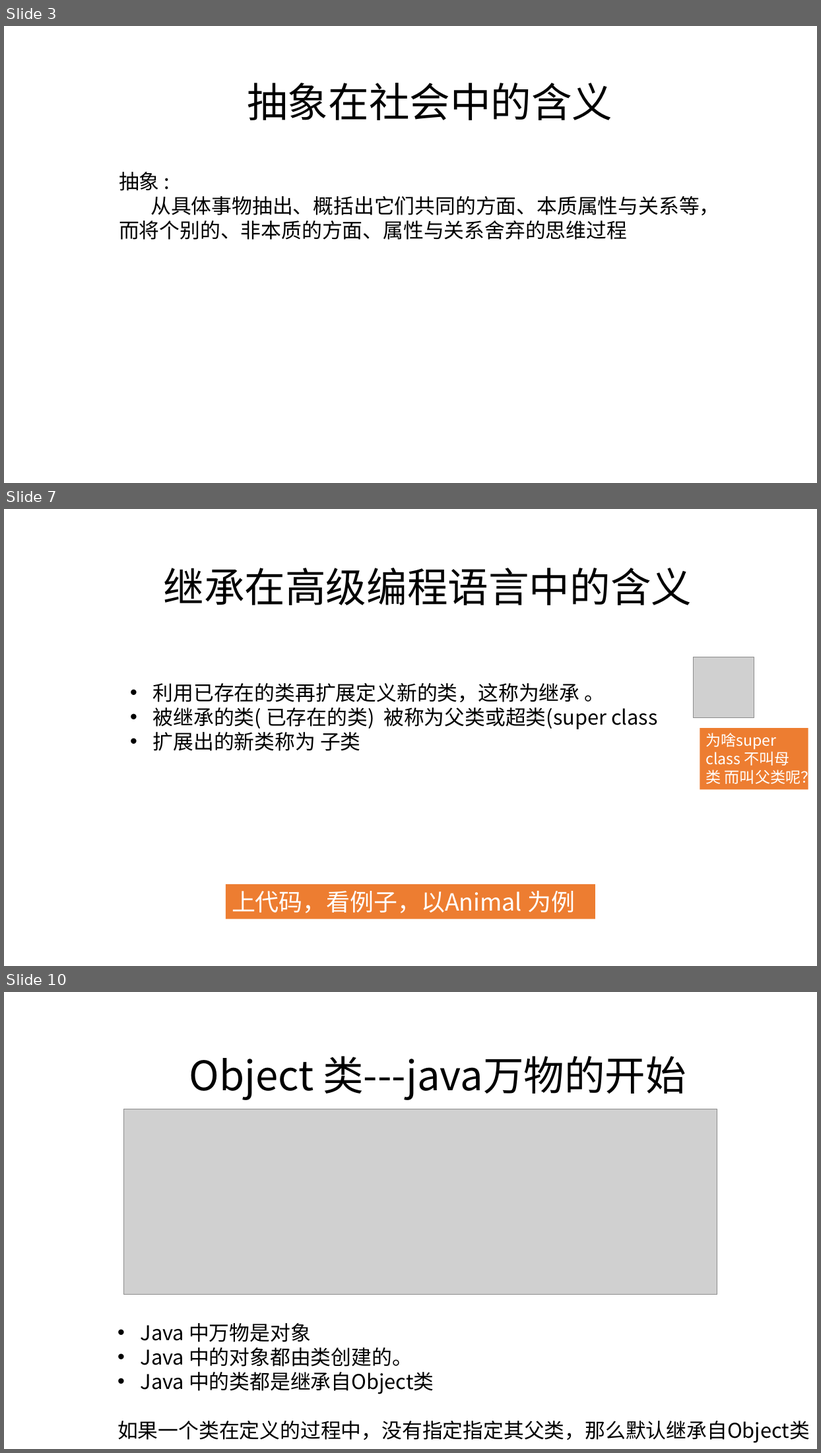
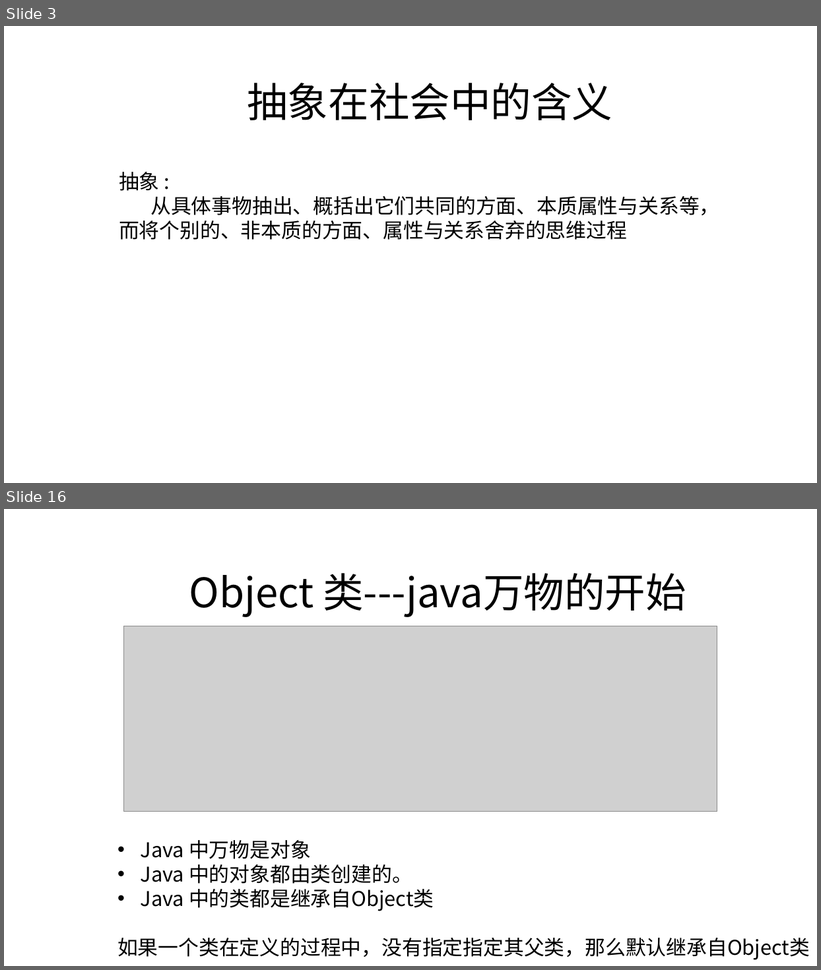
Before and after one commit to zjyesir/hmc_java_1, a slide deck: ppt/12.抽象类和接口.pptx. Shown one above the other, each under a label of ours: slides 3, 7 and 10 before the commit, slides 3 and 16 after it; the slides between them are not shown. The pictures are 821x1453 and 821x970 pixels, drawn with LibreOffice and Linux fonts; fonts in the diff are those of the drawing; grey boxes stand for pictures; background and template pictures are left out. Boxes give left, top, right and bottom in pixels: in the first picture for what was removed or moved away, otherwise in the second. Text is boxed around its words. In the diff, an @@ line names an element or a change of style, - is before the commit and + after.

```diff
--- a/ppt/12.抽象类和接口.pptx
+++ b/ppt/12.抽象类和接口.pptx
@@ slide 7 removed at bbox=[4, 509, 817, 966], background picture (left out) @@
@@ text removed at bbox=[164, 568, 692, 605] @@
-继承在高级编程语言中的含义
@@ picture removed at bbox=[693, 657, 754, 718] @@
@@ text removed at bbox=[153, 683, 658, 751] @@
-• 利用已存在的类再扩展定义新的类，这称为继承 。
-• 被继承的类( 已存在的类) 被称为父类或超类(super class
-• 扩展出的新类称为 子类
@@ rectangle removed at bbox=[700, 728, 809, 789] @@
-为啥super class 不叫母类 而叫父类呢？
@@ rectangle removed at bbox=[226, 885, 596, 920] @@
-上代码，看例子，以Animal 为例
@@ what was slide 10 is now slide 16 @@
```
Also in this commit, not shown: 3 slides changed, 9 slides added, 2 other slides removed.
